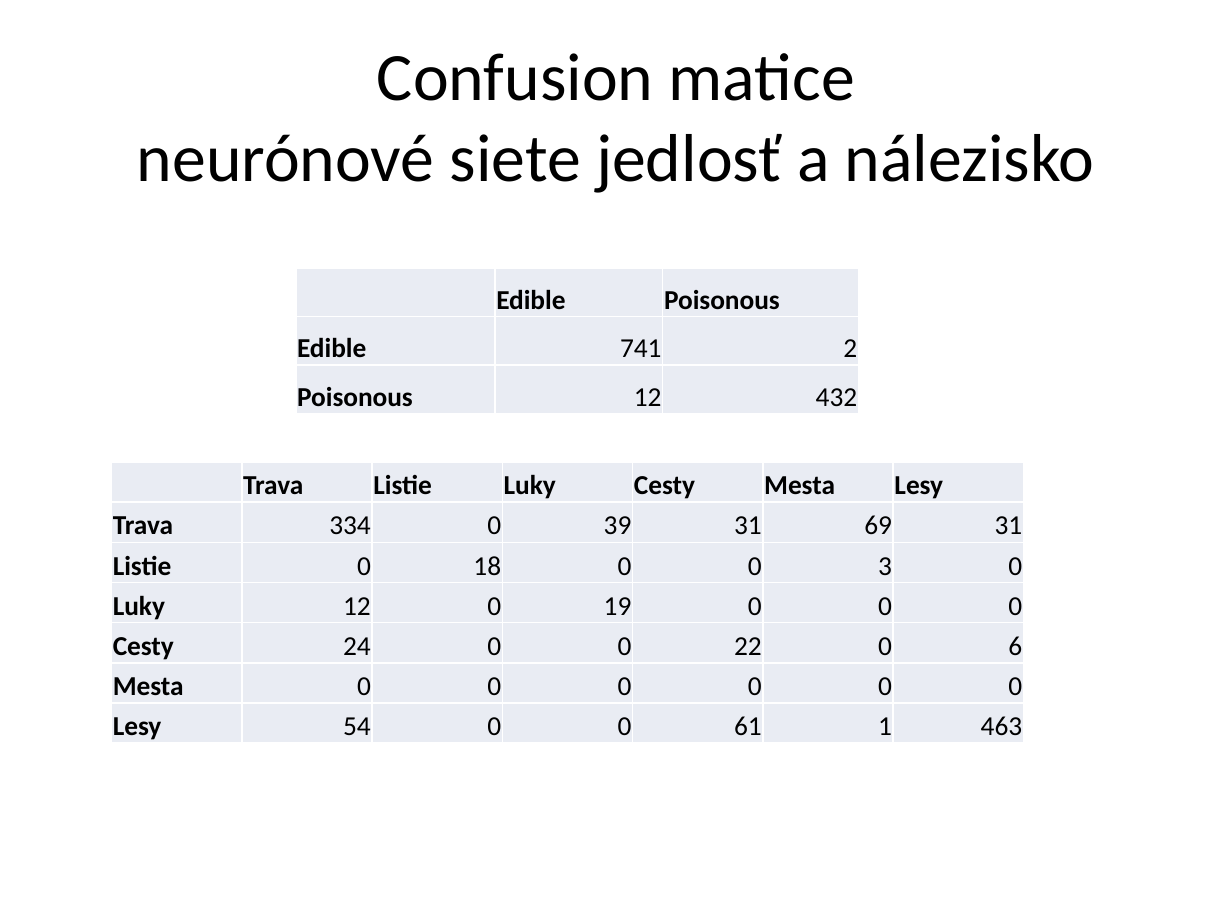
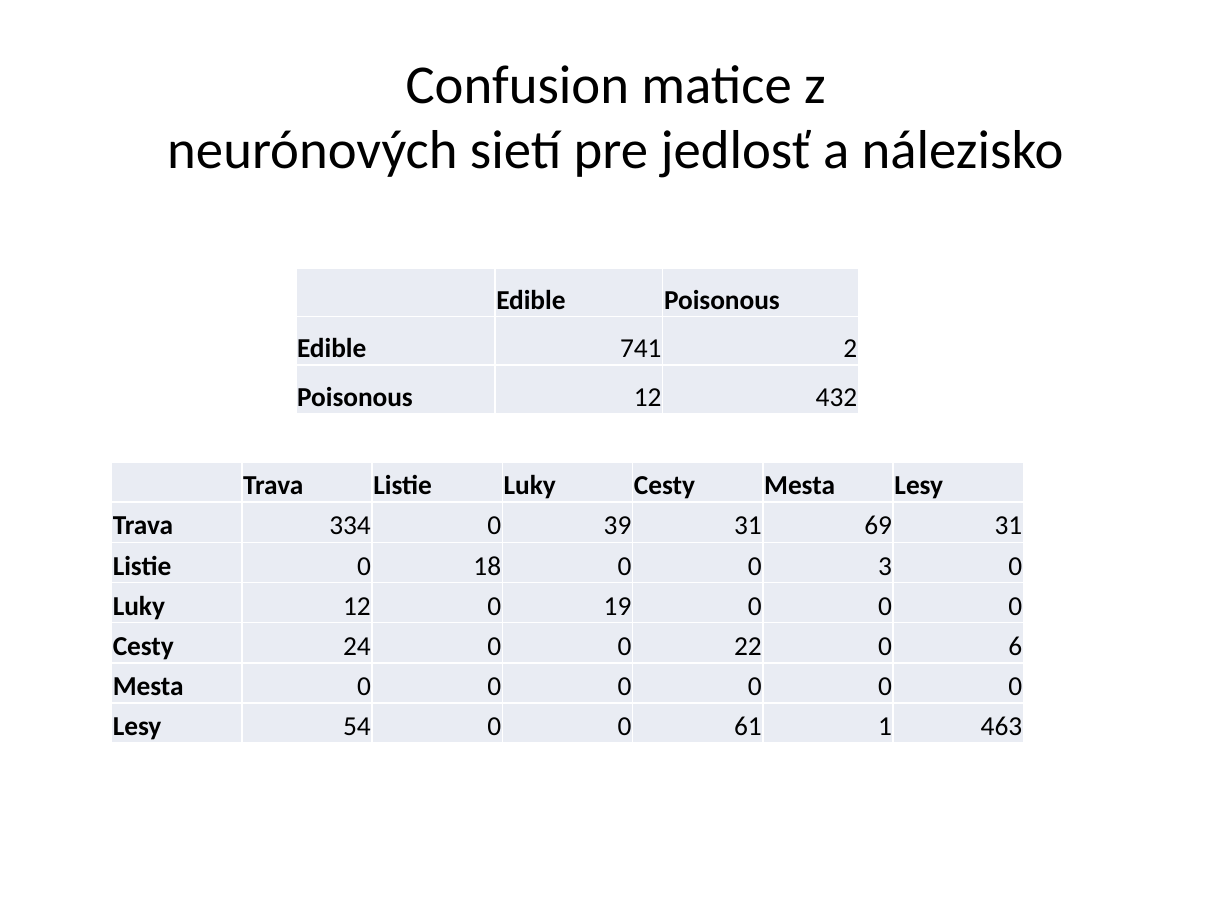
Before and after one commit to misop/ro, a slide deck: slide 11 of prezentacia.pptx (slide 9 before the commit). Drawn at 1232x924 pixels with LibreOffice and Linux fonts; fonts in the diff are those of the drawing. Boxes give left, top, right and bottom in pixels: in the first picture for what was removed or moved away, otherwise in the second. Text is boxed around its words. In the diff, an @@ line names an element or a change of style, - is before the commit and + after.

```diff
--- a/prezentacia.pptx
+++ b/prezentacia.pptx
@@ title at [167, 65, 1064, 178]: text changed; size 39.6 to 32 pt @@
-Confusion matice
-neurónové siete jedlosť a nálezisko
+Confusion matice z
+neurónových sietí pre jedlosť a nálezisko
```
Also in this commit, not shown: 7 other slides changed, 2 slides added, 7 other files.
